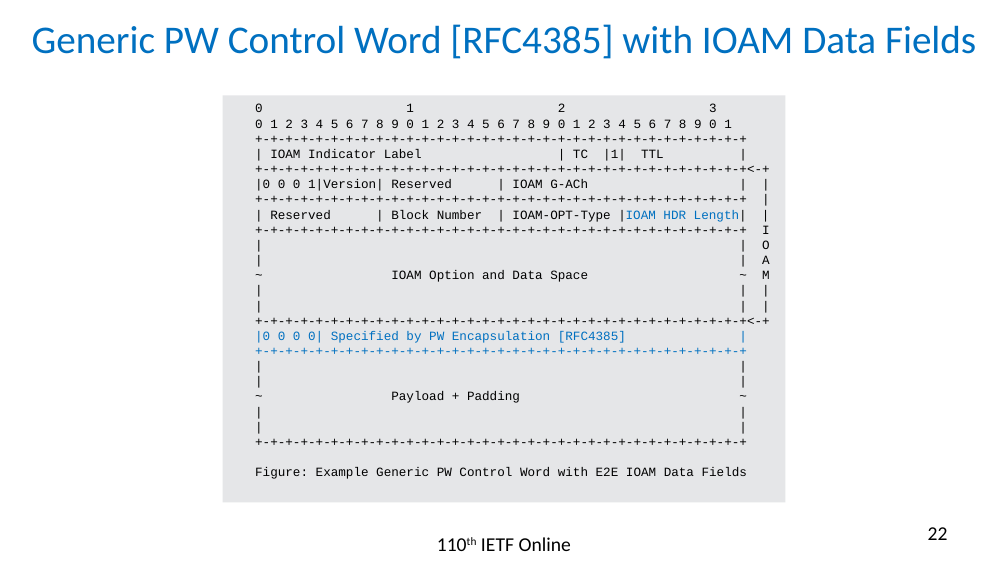
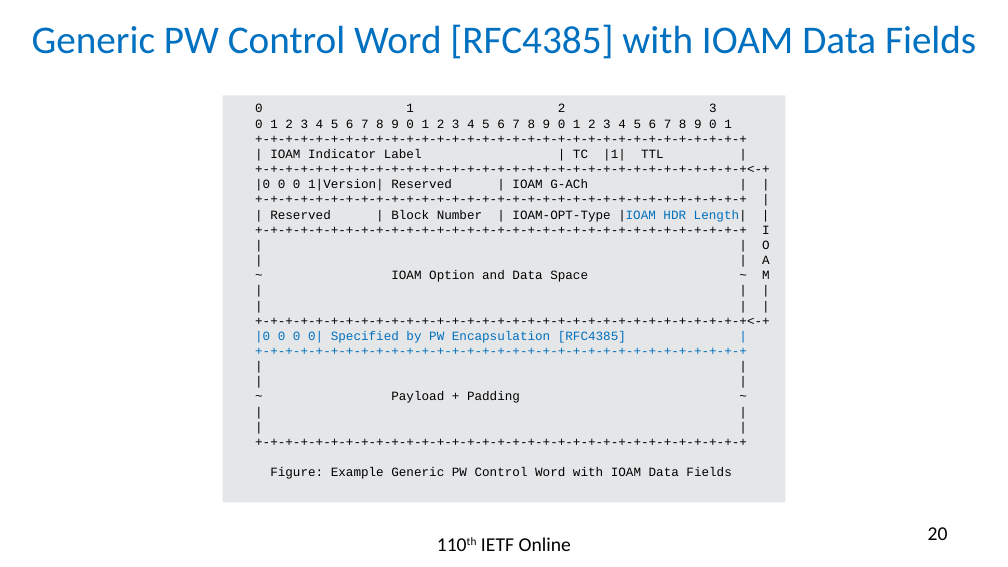
Before and after one commit to rakgandhi/ietf-slides, a slide deck: slide 20 of draft-gandhi-mpls-ioam-sr-05.pptx (slide 22 before the commit). Drawn at 1008x567 pixels with LibreOffice and Linux fonts; fonts in the diff are those of the drawing. Boxes give left, top, right and bottom in pixels: in the first picture for what was removed or moved away, otherwise in the second. Text is boxed around its words. In the diff, an @@ line names an element or a change of style, - is before the commit and + after.

```diff
--- a/draft-gandhi-mpls-ioam-sr-05.pptx
+++ b/draft-gandhi-mpls-ioam-sr-05.pptx
@@ text in rectangle at [270, 467, 731, 479]: text changed @@
-Figure: Example Generic PW Control Word with E2E IOAM Data Fields
+Figure: Example Generic PW Control Word with IOAM Data Fields
@@ page number at [928, 527, 948, 540]: text changed @@
-22
+20
```
Also in this commit, not shown: 7 other slides changed, 1 slide removed, 1 other file.
